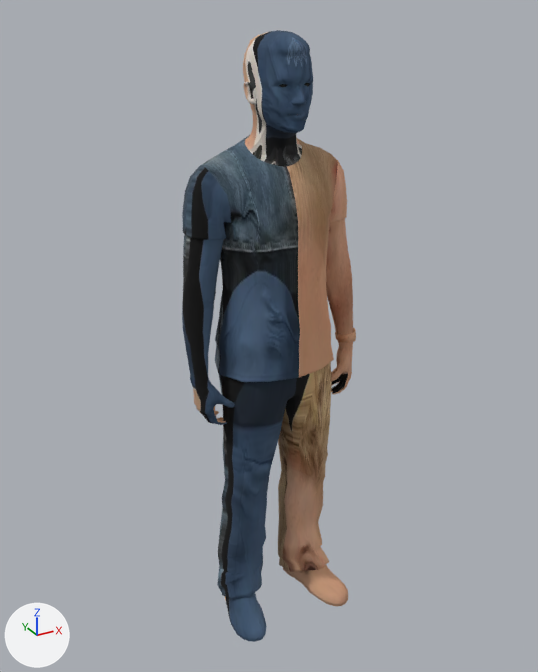
One commit to the glTF model public/models/people/m16.glb: the scene before it, then after it.
Both versions are drawn from a 50 mm camera at (-1.003, -1.748, 0.859) aimed at (-0.017, 0.044, -0.037). Arrows for +X, +Y and +Z are at lower left; the lights stay in place. The first picture is the older version. Objects named as collision shapes, trigger or cutter boxes, shadow casters or lower levels of detail are left out. Vertices at exactly the same position are counted once.

In view in the first picture: 'lod0'.
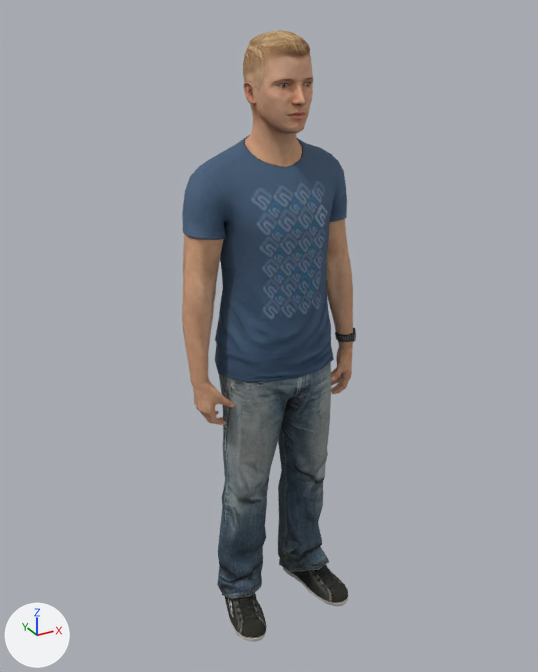
Pixel boxes [x1, y1, x2, y2] of what changed, in the pictures (538 x 672 px):
part 1 of me_lod0, reshaped: before [196, 61, 351, 425]; after [182, 32, 355, 425]
part 2 of me_lod0, added: after [225, 565, 330, 616]
part 3 of me_lod0, surface changed: [182, 30, 356, 642] in both

The change, as a diff of the scene's bpy script:
```diff
--- a/public/models/people/m16.glb.py
+++ b/public/models/people/m16.glb.py
@@ me_lod0 @@
 # used by ob_lod0; location = (0.0, 0.0, 0.0)
-me_lod0.from_pydata(...)  # 2512 vertices, 5000 faces; spans x -0.28..0.28, y -0.16..0.17, z -1.0..0.81
+me_lod0.from_pydata(...)  # 3554 vertices, 7064 faces; spans x -0.28..0.28, y -0.16..0.17, z -1.0..0.81
+# me_lod0 part 1: 172 vertices moved within x -0.27..0.27, y -0.11..0.15, z -0.26..0.7; 6 vertices removed from x -0.23..0.23, y 0.0..0.05, z -0.23..0.63; 1021 vertices added at x -0.28..0.28, y -0.11..0.13, z -0.27..0.79
+# me_lod0 part 2: 27 vertices added at x -0.19..0.2, y -0.14..0.11, z -1.0..-0.93
+# me_lod0 part 3: 2765 kept faces spanning x -0.28..0.28, y -0.16..0.17, z -1.0..0.81 get new texture (UV) coordinates
 me_lod0.materials.append(mat_body)
```
